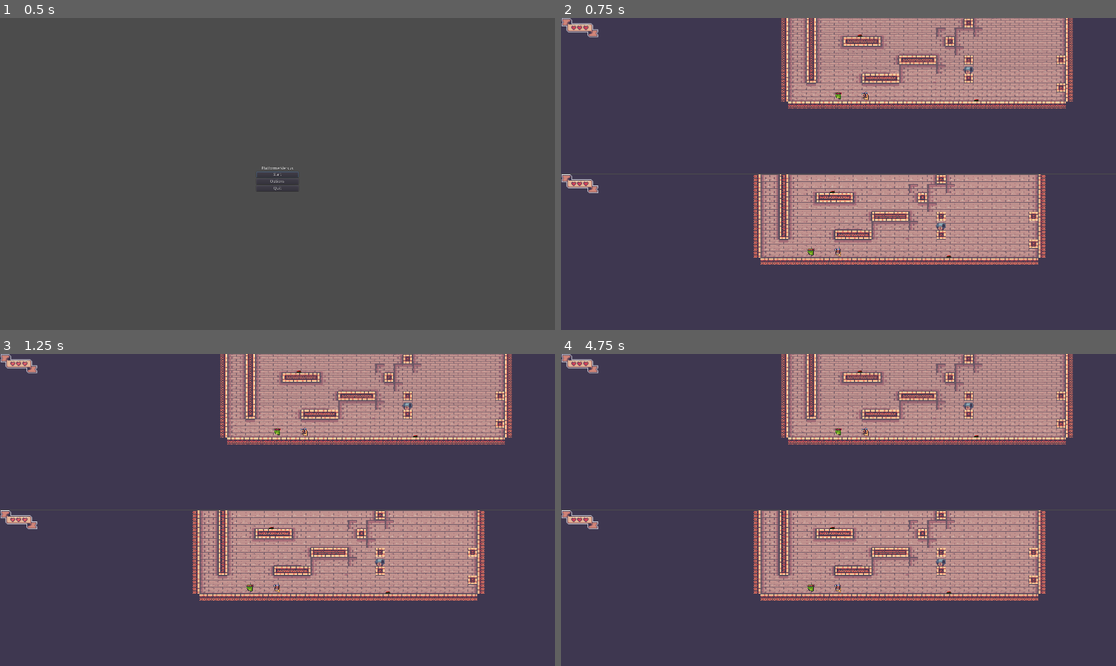
Above: before the commit, frames 1-4 (two rows, left to right).
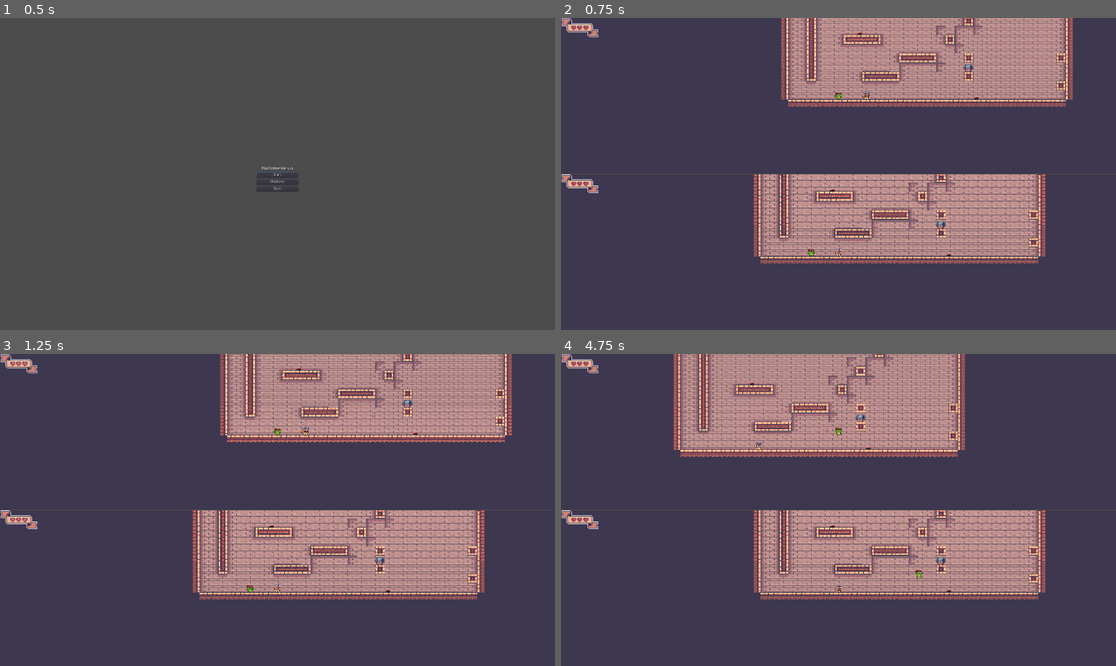
Above: after the commit, the same moments.

Repository: ccarrions/PlatformerVersus
Game: Godot game, scene res://scenes/StartMenu.tscn
The game is run twice, just before and just after one commit, with the same random seed, the same clock (stepped at 60 frames per second) and the same inputs.
Inputs:
- Up to frame 1 (0.5 s): no input
- Up to frame 2 (0.75 s): click "Start" at 0.5 s
- Up to frame 3 (1.25 s): no input
- Up to frame 4 (4.75 s): tap Enter at 1.25 s; hold Right (p1_move_right) 1.28-2.78 s; tap Up (p1_jump) at 1.52, 2.27, 3.77, 4.52 s; hold Left (p1_move_left) 2.78-3.53 s; hold Right (p1_move_right) from 3.53 s (still down)

Frame 1 is identical in both runs. In frame 2, 15% of the frame differs, in the area x 34-93%, y 0-80%; in frame 3, 12%; in frame 4, 27%, in the area x 20-93%, y 0-80%.
Error before the commit: Parse Error: Variable "move_input" already defined in the scope (at line 30). (res://Character/character.gd:71)

Commit message:
minor fixes

Diff:
--- a/Character/character.gd
+++ b/Character/character.gd
@@ -27,28 +27,16 @@
 
 func _physics_process(delta):
 
-	var move_input = Input.get_axis(controls.move_left, controls.move_right)
-	velocity = move_and_slide(velocity, Vector2.UP)
-	velocity.x = move_toward(velocity.x, move_input*SPEED, ACCELERATION*delta)
-	velocity.y += GRAVITY
-	if is_on_floor() and Input.is_action_just_pressed(controls.jump):
-		velocity.y = JUMP_SPEED
 
-	if is_on_wall() and Input.is_action_just_pressed(controls.move_left):
-		velocity.y = -JUMP_WALL
-		velocity.x = -WALL_JUMP
-	if is_on_wall() and Input.is_action_just_pressed(controls.move_right):
-		velocity.y = -JUMP_WALL
-		velocity.x = WALL_JUMP
 
 	# Wall slide
 	if is_on_wall() and velocity.y > 30:
 		velocity.y = 30
 
 	#Animations
-	if Input.is_action_just_pressed("p1_move_right") and not Input.is_action_just_pressed("p1_move_left"):
+	if Input.is_action_just_pressed(controls.move_right) and not Input.is_action_just_pressed(controls.move_left):
 		pivot.scale.x = 1
-	if Input.is_action_just_pressed("p1_move_left") and not Input.is_action_just_pressed("p1_move_right"):
+	if Input.is_action_just_pressed(controls.move_left) and not Input.is_action_just_pressed(controls.move_right):
 		pivot.scale.x = -1
 	if is_on_floor():
 		if abs(velocity.x) > 10:
--- a/Character/elbicho.tscn
+++ b/Character/elbicho.tscn
@@ -1,7 +1,7 @@
 [gd_scene load_steps=32 format=2]
 
 [ext_resource path="res://assets/Pixel Adventure 1/Free/Main Characters/Mask Dude/Fall (32x32).png" type="Texture" id=1]
-[ext_resource path="res://scripts/character2.gd" type="Script" id=2]
+[ext_resource path="res://Character/character.gd" type="Script" id=2]
 [ext_resource path="res://assets/Pixel Adventure 1/Free/Main Characters/Mask Dude/Idle (32x32).png" type="Texture" id=3]
 [ext_resource path="res://assets/Pixel Adventure 1/Free/Main Characters/Mask Dude/Run (32x32).png" type="Texture" id=4]
 [ext_resource path="res://assets/Pixel Adventure 1/Free/Main Characters/Mask Dude/Wall Jump (32x32).png" type="Texture" id=5]
